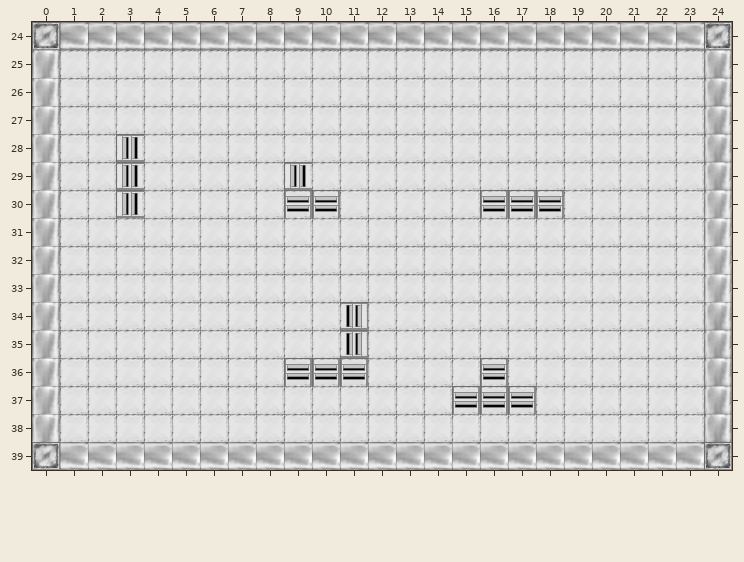
A Tiled map gets an edit: assets/tilemaps/FOFlvl1.tmx. Above, as it was before the edit.
Cells are 32x32 px. Shown: x 0..24, y 24..39.
After:
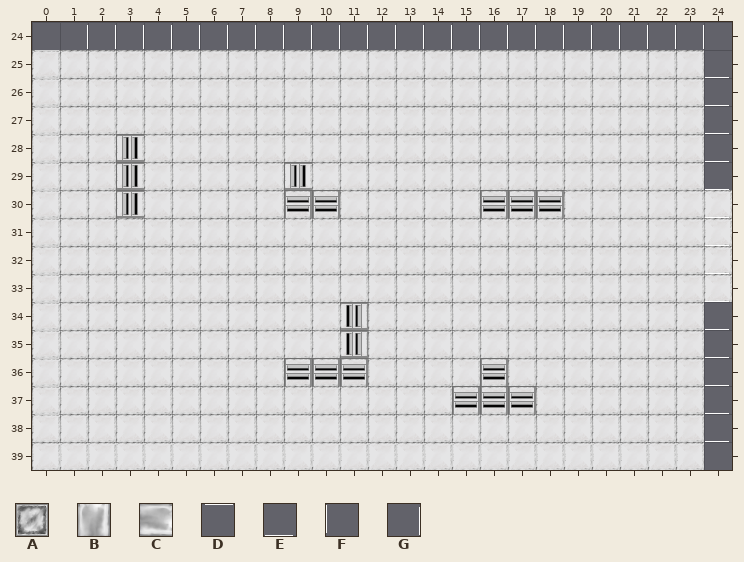
Key: from "newTileset": A 2, B 20, C 20 turned 90, D 22, E 22 turned 180, F 22 turned 270, G 22 turned 90.
_ is an empty cell.
The edit:
Layer "World":
y 24: x 0..24 ACCCCCCCCCCCCCCCCCCCCCCCA -> _GGGGGGGGGGGGGGGGGGGGGGG_
y 25..38: x 0 B -> D; x 24 B -> E
y 39: x 0..24 ACCCCCCCCCCCCCCCCCCCCCCCA -> _FFFFFFFFFFFFFFFFFFFFFFF_
